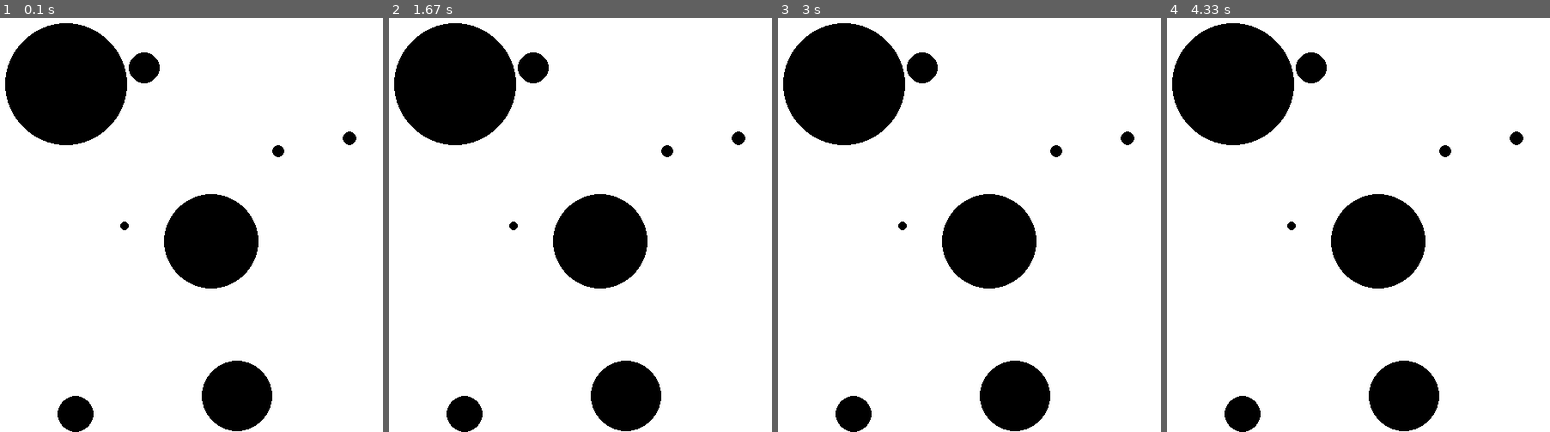
Above: before the commit, frames 1-4 (left to right).
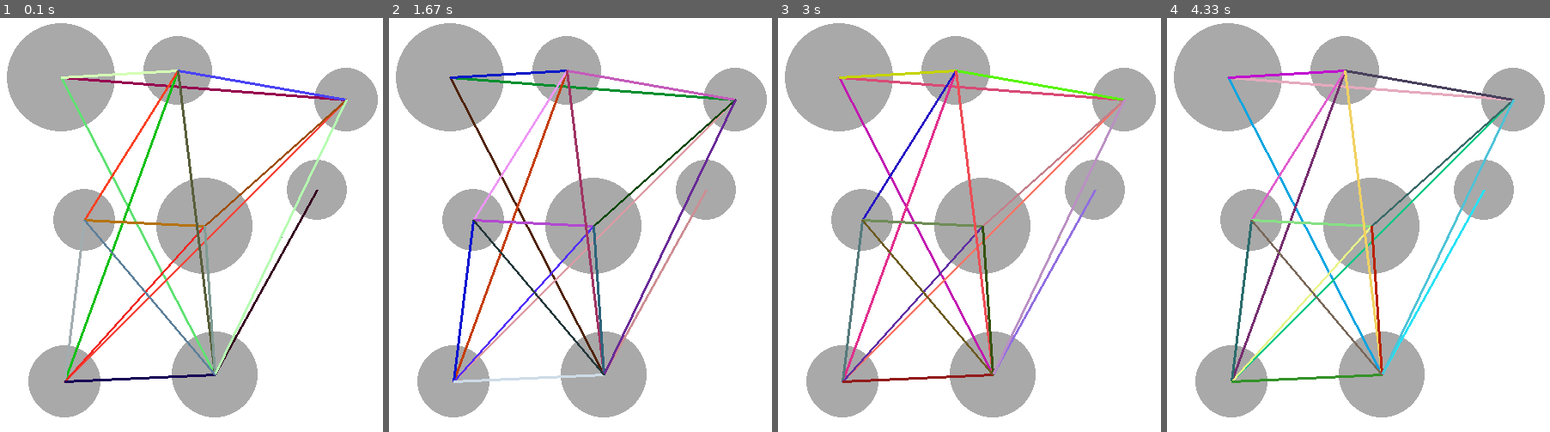
Above: after the commit, the same moments.

Repository: Vincent-lau/pygame_project
Game: pygame game, started from edu_game.py
Same seed, same stepped clock (60 frames per second), same inputs: the game is played once before the commit and once after it.
Inputs:
- Up to frame 1 (0.1 s): no input
- Up to frame 2 (1.67 s): no input
- Up to frame 3 (3 s): no input
- Up to frame 4 (4.33 s): no input

The runs differ from the first frame. In frame 1, 32% of the frame differs, in the area x 1-99%, y 1-100%; in frame 2, 32%; in frame 3, 32%; in frame 4, 32%.

Commit message:
all edges displayed

Diff:
--- a/edu_game.py
+++ b/edu_game.py
@@ -358,7 +358,7 @@
 
 class Level2(Level):
     nNodeNum=0
-    graph=[]    # graph is
+    graph=[]    # graph is adjacency list where each element is [nodeNum,weight]
     node_list=[]
 
     def __init__(self):
@@ -376,18 +376,20 @@
                 w=random.randrange(1,100)
                 Level2.graph[i].append([n,w])
 
+        # generate the position of every node
         num=int(math.sqrt(Level2.nNodeNum))+1
         sep=500/num
         i = 0
         j = 0
         for k in range(Level2.nNodeNum):
-            startX=int(j*sep)
-            endX=int((j+1)*sep)
-            startY=int(i*sep)
-            endY=int((i+1)*sep)
-            circlePos=[random.randint(startX,endX),random.randint(startY,endY)]
+            startX=int((j+0.1)*sep)  # leave some blank space
+            endX=int((j+0.9)*sep)
+            startY=int((i+0.1)*sep)
+            endY=int((i+0.9)*sep)
+            circlePos=[random.randint(int(startX+sep*0.2),int(endX-sep*0.2)),random.randint(int(startY+sep*0.2),int(endY-sep*0.2))]
+            # make sure the node is not too small
             radius=min(circlePos[0]-startX,endX-circlePos[0],circlePos[1]-startY,endY-circlePos[1])
-            Level2.node_list.append(Node(circlePos,radius,BLACK))
+            Level2.node_list.append(Node(circlePos,radius,DARKGREY))
             j+=1
             if j == num:
                 i += 1
@@ -397,6 +399,15 @@
         for i in range(Level2.nNodeNum):
             n=Level2.node_list[i]
             pg.draw.circle(screen,n.get_color(),n.get_centre(),n.get_size())
+
+    def draw_edges(self):
+        for i in range(Level2.nNodeNum):
+            for j in range(len(Level2.graph[i])):
+                c=(random.randint(0,255),random.randint(0,255),random.randint(0,255))
+                n1=Level2.node_list[i]
+                n2=Level2.node_list[Level2.graph[i][j][0]]
+                pg.draw.line(screen,c,n1.get_centre(),n2.get_centre(),3)
+
 
     def get_solution(self):  # find the optimum solution of a problem
         pass
@@ -420,6 +431,7 @@
 
     def update(self):
         self.draw_nodes()
+        self.draw_edges()
 
 done = False
 
